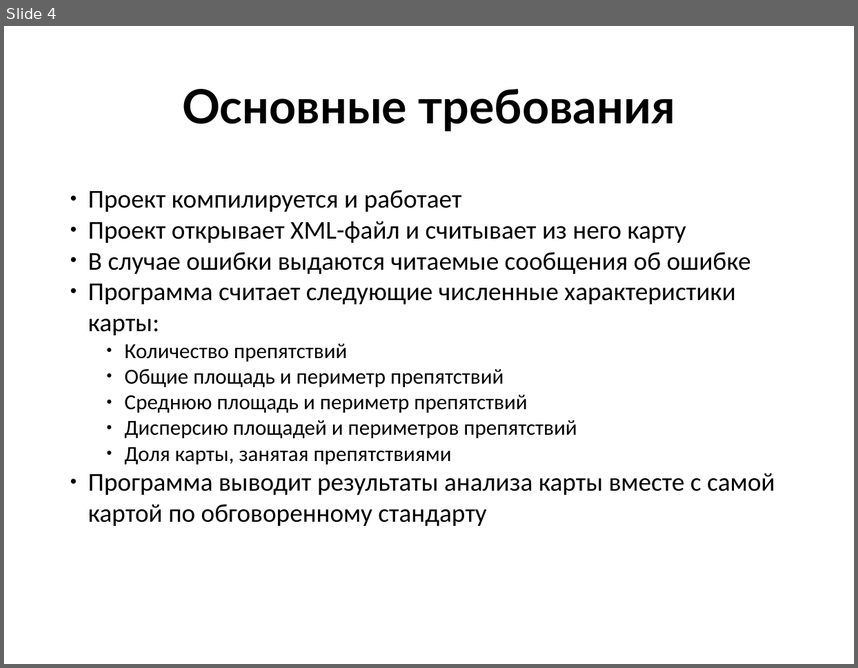
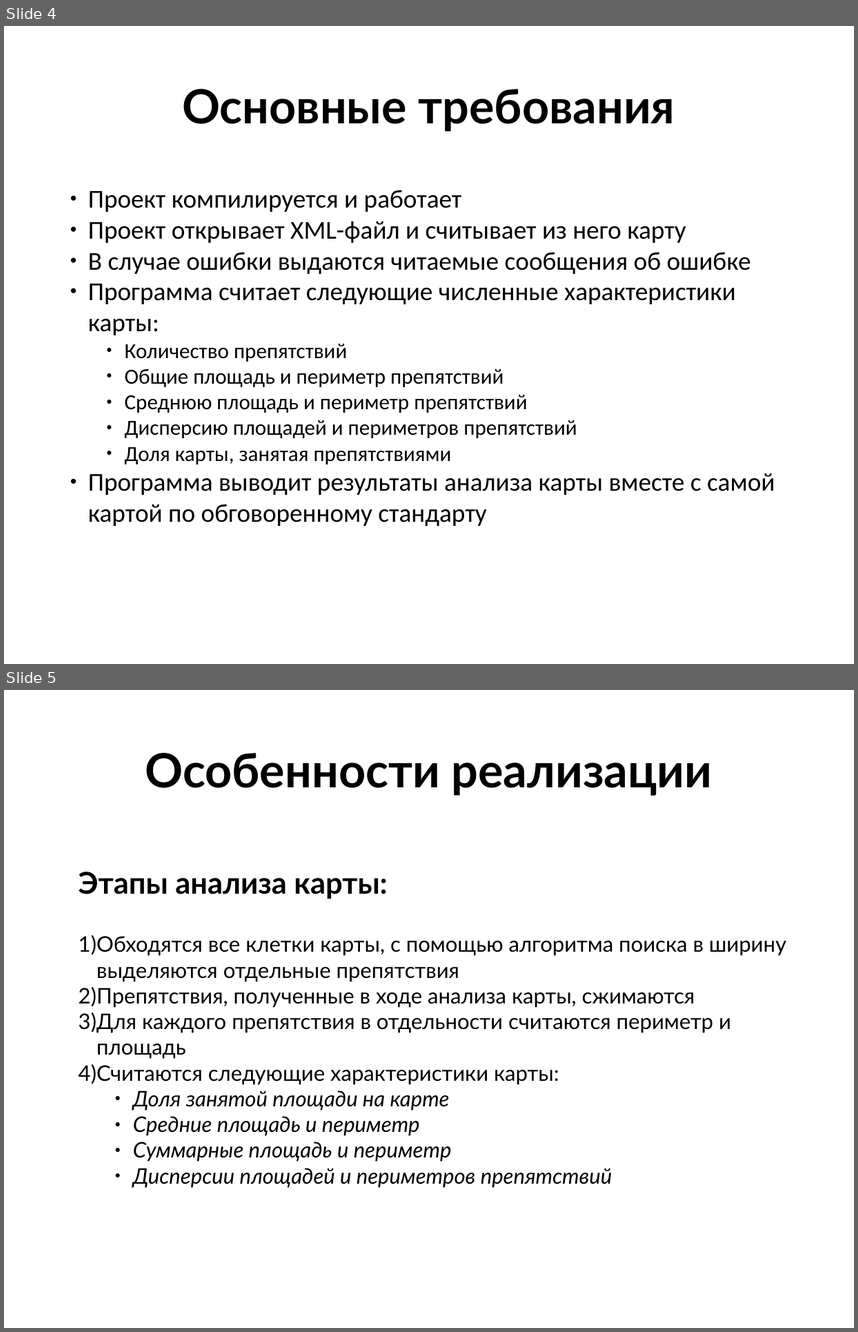
Before and after one commit to AndreSokol/pathfinding_algorithms, a slide deck: report/final_report.pptx. Shown one above the other, each under a label of ours: slide 4 before the commit, slides 4 and 5 after it. The pictures are 858x668 and 858x1332 pixels, drawn with LibreOffice and Linux fonts; fonts in the diff are those of the drawing. Boxes give left, top, right and bottom in pixels: in the first picture for what was removed or moved away, otherwise in the second. Text is boxed around its words. In the diff, an @@ line names an element or a change of style, - is before the commit and + after.

```diff
--- a/report/final_report.pptx
+++ b/report/final_report.pptx
@@ slide 5 added at bbox=[4, 690, 854, 1328], background #FFFFFF @@
@@ text added at bbox=[145, 753, 713, 796], 44 pt, text #000000, bold @@
+Особенности реализации
@@ text added at bbox=[79, 871, 786, 1187], 20 pt, text #000000 @@
+Этапы анализа карты:
+1) Обходятся все клетки карты, с помощью алгоритма поиска в ширину выделяются отдельные препятствия
+2) Препятствия, полученные в ходе анализа карты, сжимаются
+3) Для каждого препятствия в отдельности считаются периметр и площадь
+4) Считаются следующие характеристики карты:
+    ● Доля занятой площади на карте
+    ● Средние площадь и периметр
+    ● Суммарные площадь и периметр
+    ● Дисперсии площадей и периметров препятствий
```
Also in this commit, not shown: 1 other slide added, 2 slides removed.
